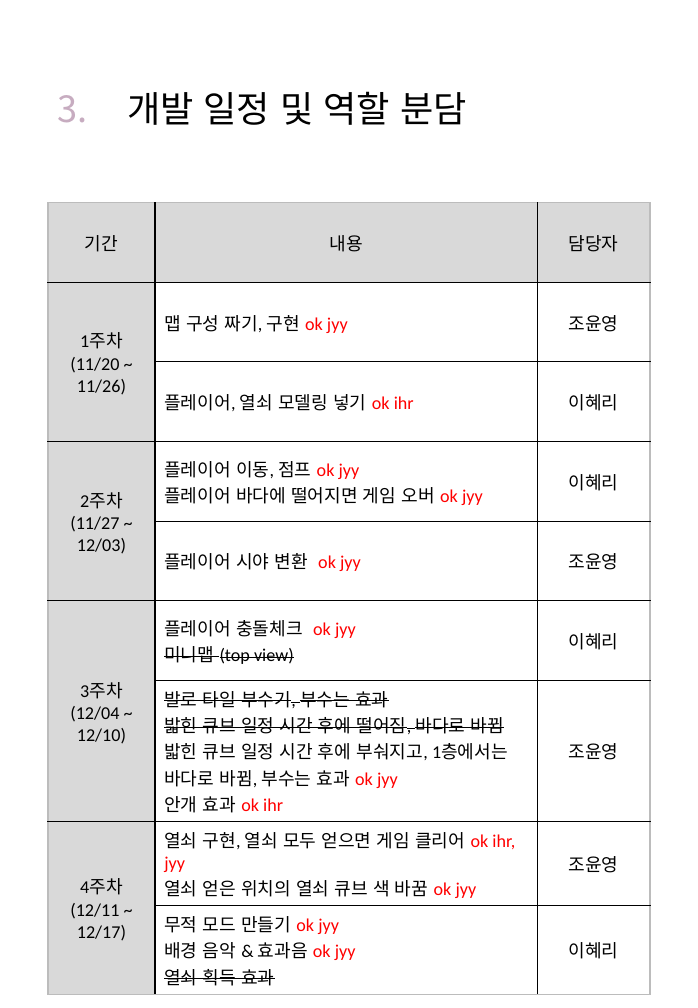
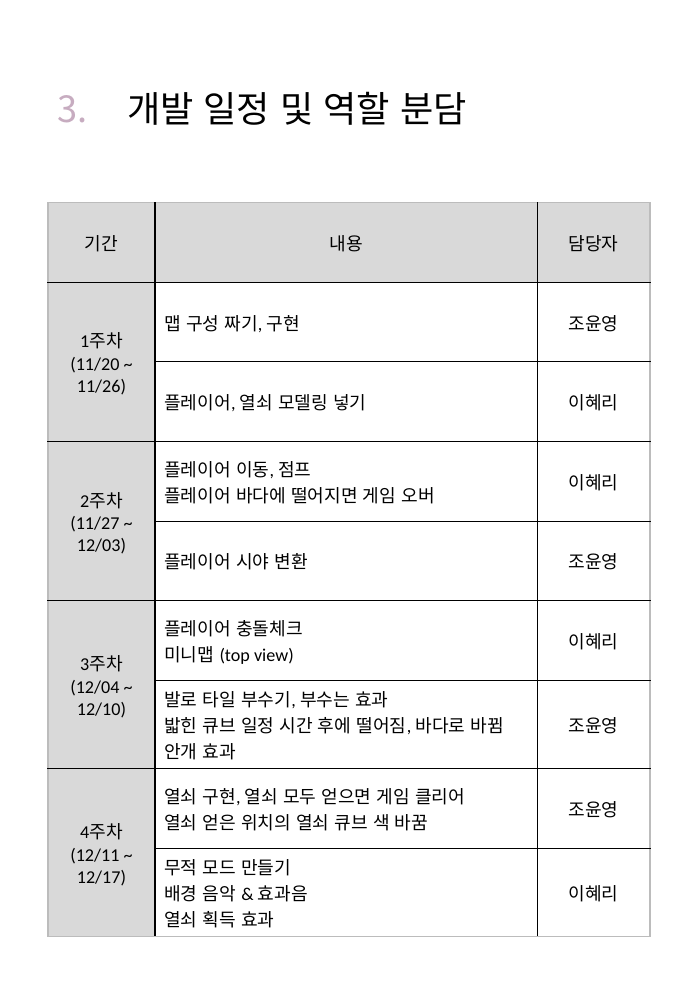
Before and after one commit to iop01447/2-2-ComputerGraphics-CUBE-ISLE, a slide deck: slide 5 of 컴그_기말프로젝트_제안서.pptx. Drawn at 698x1008 pixels with LibreOffice and Linux fonts; fonts in the diff are those of the drawing. Boxes give left, top, right and bottom in pixels: in the first picture for what was removed or moved away, otherwise in the second. Text is boxed around its words. In the diff, an @@ line names an element or a change of style, - is before the commit and + after.

```diff
--- a/컴그_기말프로젝트_제안서.pptx
+++ b/컴그_기말프로젝트_제안서.pptx
@@ table at box(48, 203, 651, 932) @@
-row 2, column 2: 맵 구성 짜기, 구현 ok jyy
+row 2, column 2: 맵 구성 짜기, 구현
-row 3, column 2: 플레이어, 열쇠 모델링 넣기 ok ihr
+row 3, column 2: 플레이어, 열쇠 모델링 넣기
-row 4, column 2: 플레이어 이동, 점프 ok jyy / 플레이어 바다에 떨어지면 게임 오버 ok jyy
+row 4, column 2: 플레이어 이동, 점프 / 플레이어 바다에 떨어지면 게임 오버
-row 5, column 2: 플레이어 시야 변환 ok jyy
+row 5, column 2: 플레이어 시야 변환
-row 6, column 2: 플레이어 충돌체크 ok jyy / 미니맵 (top view)
+row 6, column 2: 플레이어 충돌체크 / 미니맵 (top view)
-row 7, column 2: 발로 타일 부수기, 부수는 효과 / 밟힌 큐브 일정 시간 후에 떨어짐, 바다로 바뀜 / 밟힌 큐브 일정 시간 후에 부숴지고, 1층에서는 바다로 바뀜, 부수는 효과 ok jyy / 안개 효과 ok ihr
+row 7, column 2: 발로 타일 부수기, 부수는 효과 / 밟힌 큐브 일정 시간 후에 떨어짐, 바다로 바뀜 / 안개 효과
-row 8, column 2: 열쇠 구현, 열쇠 모두 얻으면 게임 클리어 ok ihr, jyy / 열쇠 얻은 위치의 열쇠 큐브 색 바꿈 ok jyy
+row 8, column 2: 열쇠 구현, 열쇠 모두 얻으면 게임 클리어 / 열쇠 얻은 위치의 열쇠 큐브 색 바꿈
-row 9, column 2: 무적 모드 만들기 ok jyy / 배경 음악 & 효과음 ok jyy / 열쇠 획득 효과
+row 9, column 2: 무적 모드 만들기 / 배경 음악 & 효과음 / 열쇠 획득 효과
```
Also in this commit, not shown: 1 slide removed, 32 other files.
